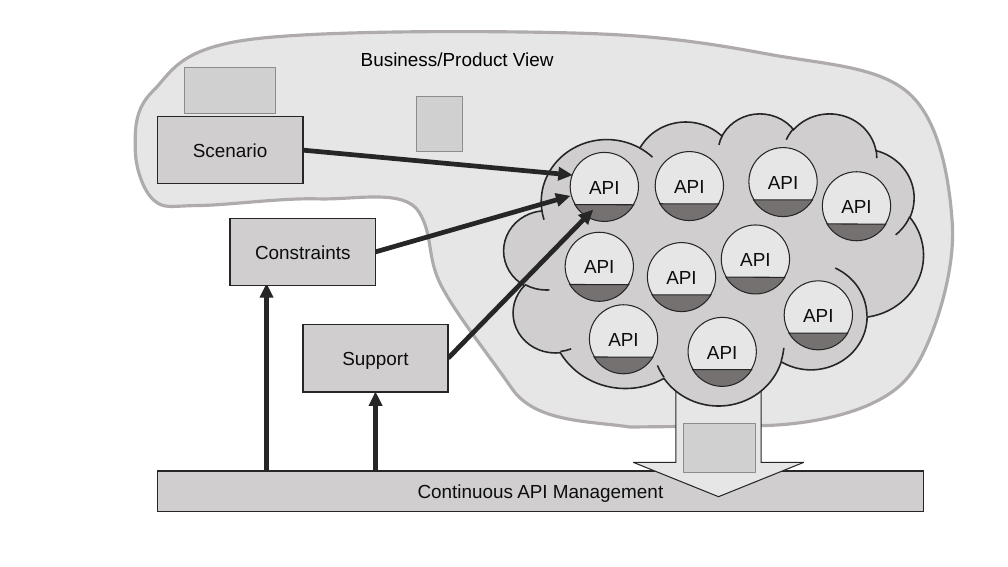
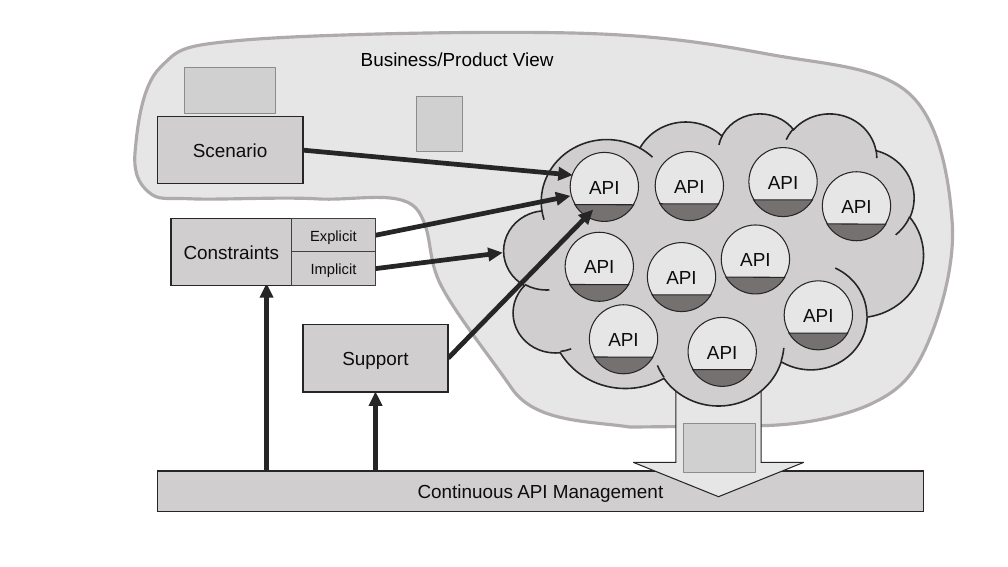
Before and after one commit to dret/lectures, a slide deck: slide 1 of vss-2019/img/continuous-architecting.pptx. Drawn at 1008x567 pixels with LibreOffice and Linux fonts; fonts in the diff are those of the drawing; grey boxes stand for pictures. Boxes give left, top, right and bottom in pixels: in the first picture for what was removed or moved away, otherwise in the second. Text is boxed around its words. In the diff, an @@ line names an element or a change of style, - is before the commit and + after.

Commit message:
adding explicit/implicit distinction

```diff
--- a/vss-2019/img/continuous-architecting.pptx
+++ b/vss-2019/img/continuous-architecting.pptx
@@ freeform shape at (x1=135, y1=33, x2=953, y2=427): outline redrawn @@
@@ arrow moved from (376, 252) - (570, 196) to (376, 235) - (570, 196) @@
@@ rectangle "Constraints" resized from (x1=230, y1=219, x2=375, y2=286) to (x1=171, y1=219, x2=376, y2=286) @@
@@ rectangle "Constraints" at (x1=171, y1=219, x2=376, y2=286): alignment centre to left @@
@@ rectangle added at (x1=291, y1=219, x2=376, y2=252), outline #404040 1 pt, 14 pt, text #0D0D0D @@
+Explicit
@@ rectangle added at (x1=291, y1=252, x2=376, y2=285), outline #404040 1 pt, 14 pt, text #0D0D0D @@
+Implicit
@@ arrow added from (376, 268) to (503, 253), #262626 4.5 pt @@
```
